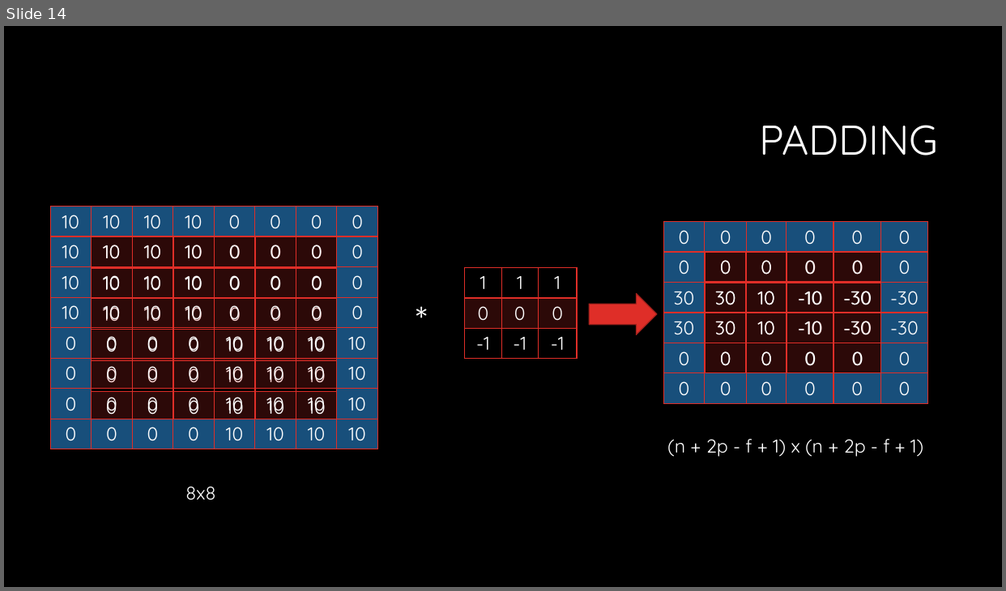
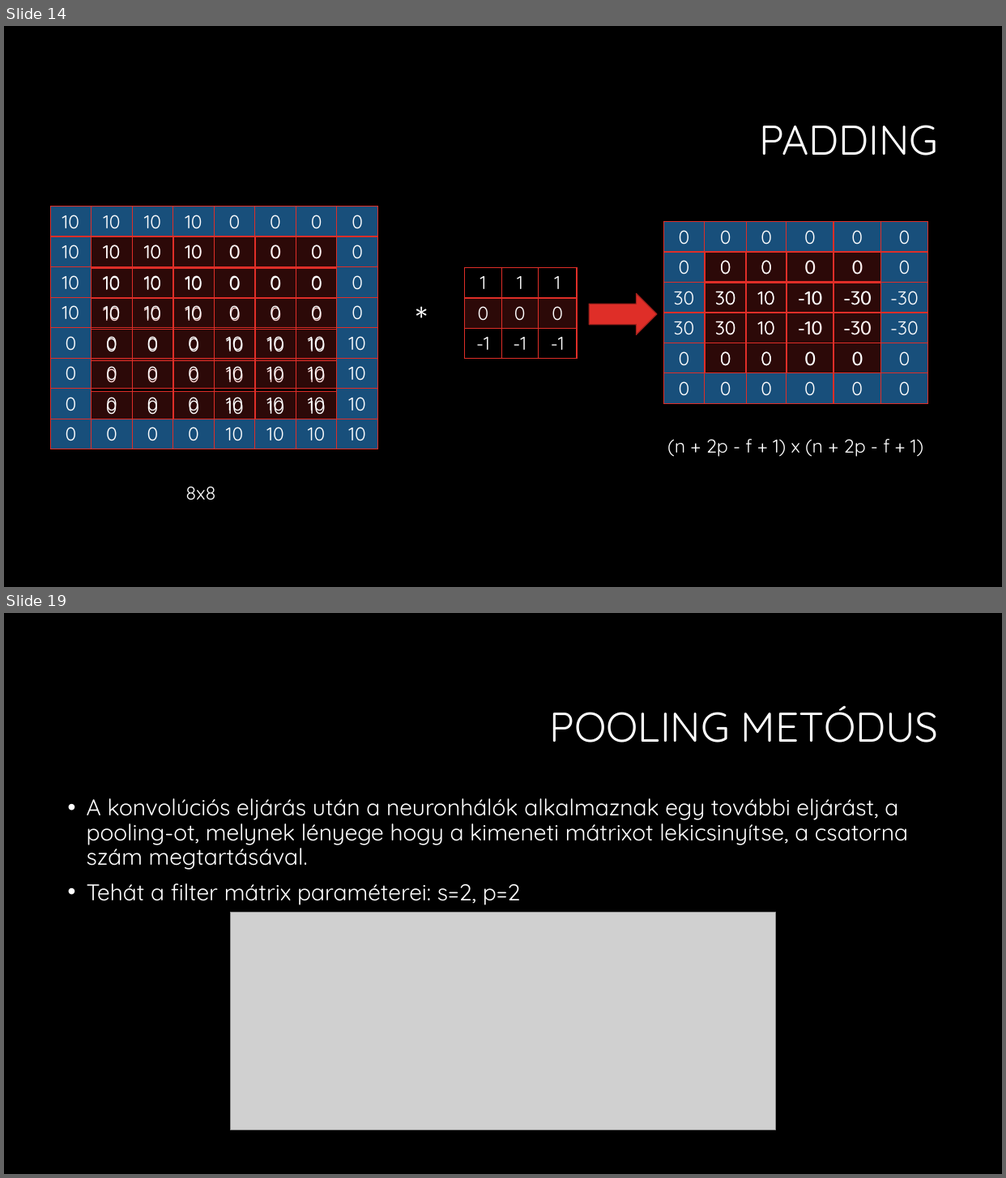
Before and after one commit to martontamas92/CNN, a slide deck: Konvolúciós neuronhálók.pptx. Shown one above the other, each under a label of ours: slide 14 before the commit, slides 14 and 19 after it; the slides between them are not shown. The pictures are 1006x591 and 1006x1178 pixels, drawn with LibreOffice and Linux fonts; fonts in the diff are those of the drawing; grey boxes stand for pictures; background and template pictures are left out. Boxes give left, top, right and bottom in pixels: in the first picture for what was removed or moved away, otherwise in the second. Text is boxed around its words. In the diff, an @@ line names an element or a change of style, - is before the commit and + after.

```diff
--- a/Konvolúciós neuronhálók.pptx
+++ b/Konvolúciós neuronhálók.pptx
@@ slide 19 added at (4, 613, 1002, 1174), background #000000 @@
@@ title added at (550, 705, 939, 743), 40 pt, text #FFFFFF @@
+POOLING METÓDUS
@@ text added at (87, 798, 908, 905), 22 pt, text #FFFFFF @@
+• A konvolúciós eljárás után a neuronhálók alkalmaznak egy további eljárást, a pooling-ot, melynek lényege hogy a kimeneti mátrixot lekicsinyítse, a csatorna szám megtartásával.
+• Tehát a filter mátrix paraméterei: s=2, p=2
@@ picture added at (231, 913, 776, 1131) @@
```
Also in this commit, not shown: 2 slides changed, 7 other slides added.
